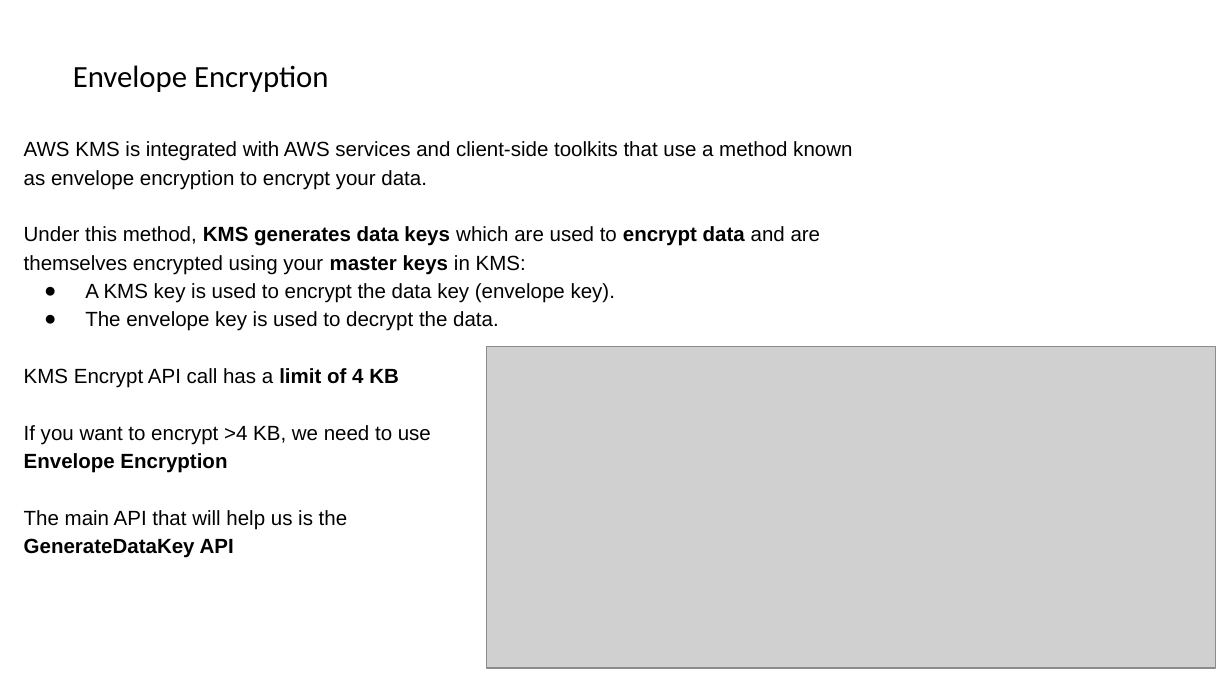
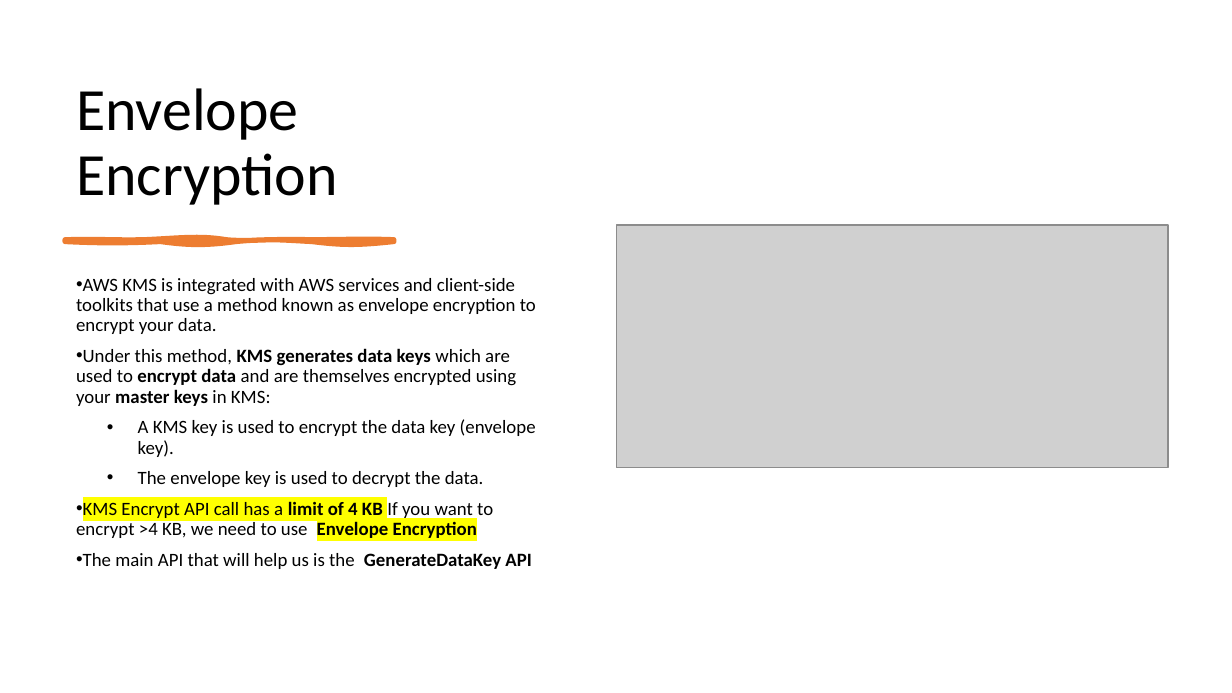
Before and after one commit to IlyaChakun/aws-iba-courses, a slide deck: slide 12 of lecture-materials/Security/KMS/kms.pptx (slide 13 before the commit). Drawn at 1232x693 pixels with LibreOffice and Linux fonts; fonts in the diff are those of the drawing; grey boxes stand for pictures. Boxes give left, top, right and bottom in pixels: in the first picture for what was removed or moved away, otherwise in the second. Text is boxed around its words. In the diff, an @@ line names an element or a change of style, - is before the commit and + after.

```diff
--- a/lecture-materials/Security/KMS/kms.pptx
+++ b/lecture-materials/Security/KMS/kms.pptx
@@ title "Envelope Encryption": place and size @@
-title "Envelope Encryption" at <box>73,65,329,92</box>
+title "Envelope Encryption" at <box>76,88,338,205</box>
@@ title "Envelope Encryption" at <box>76,88,338,205</box>: size 18 to 35 pt; vertical alignment middle to bottom @@
@@ picture: place and size @@
-picture at <box>487,346,1216,668</box>
+picture at <box>616,225,1168,468</box>
@@ text "AWS KMS is integrated with ...": place and size @@
-text "AWS KMS is integrated with ..." at <box>24,141,852,558</box>
+text "AWS KMS is integrated with ..." at <box>76,278,536,569</box>
@@ freeform shape added at <box>65,240,394,241</box>, fill #ED7D31, outline #ED7D31 3 pt @@
@@ text at <box>76,278,536,487</box>: size 12 to 11 pt, font Arial to Calibri in "AWS KMS is integrated with AWS services ...", "Under this method, KMS generates data keys ...", "A KMS key is used to encrypt ...", "The envelope key is used to decrypt ..."; bullet none to •; line spacing 1.15 to 0.9; more space between paragraphs; bullet ● to • @@
@@ text at <box>76,500,531,569</box>: text changed; size 12 to 11 pt; font Arial to Calibri @@
-KMS Encrypt API call has a limit of 4 KB
-If you want to encrypt >4 KB, we need to use
-Envelope Encryption
-The main API that will help us is the
-GenerateDataKey API
+• KMS Encrypt API call has a limit of 4 KB If you want to encrypt >4 KB, we need to use Envelope Encryption
+• The main API that will help us is the GenerateDataKey API
```
Also in this commit, not shown: 40 other slides changed, 1 slide added, 3 slides removed, 19 other files.
